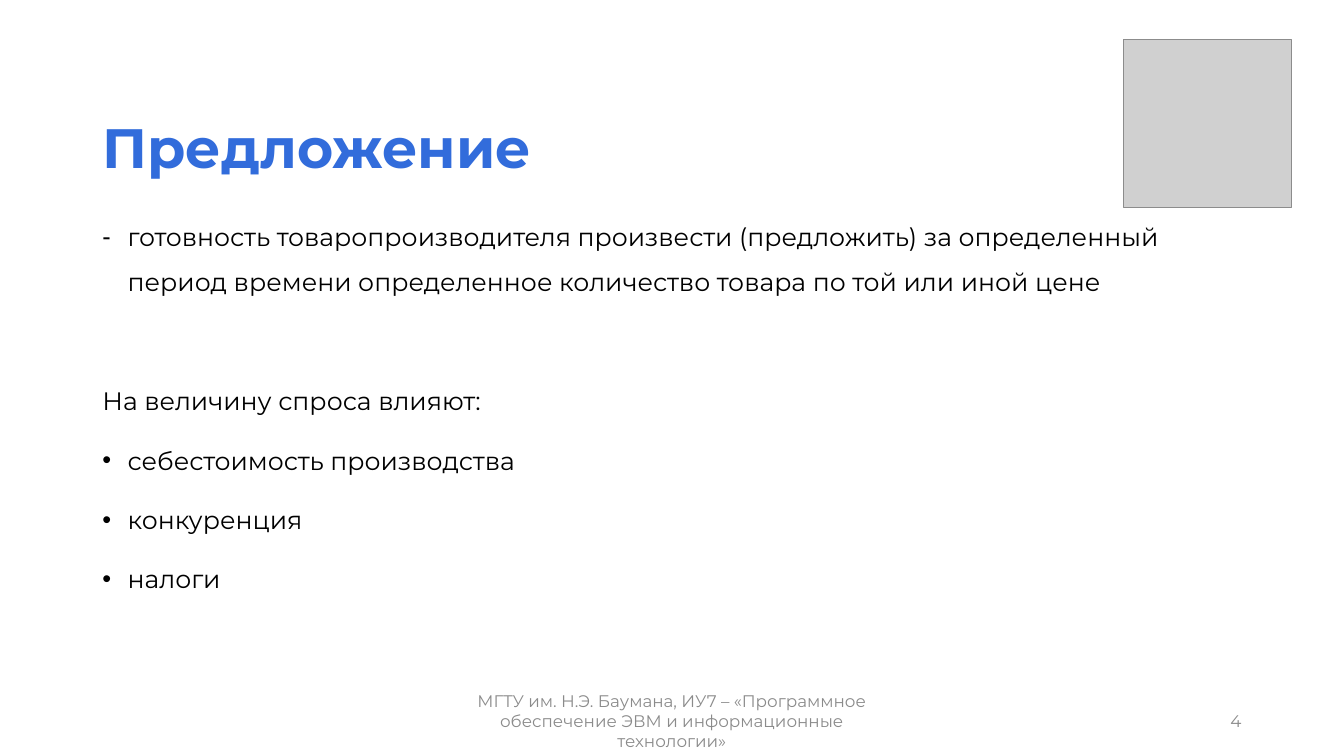
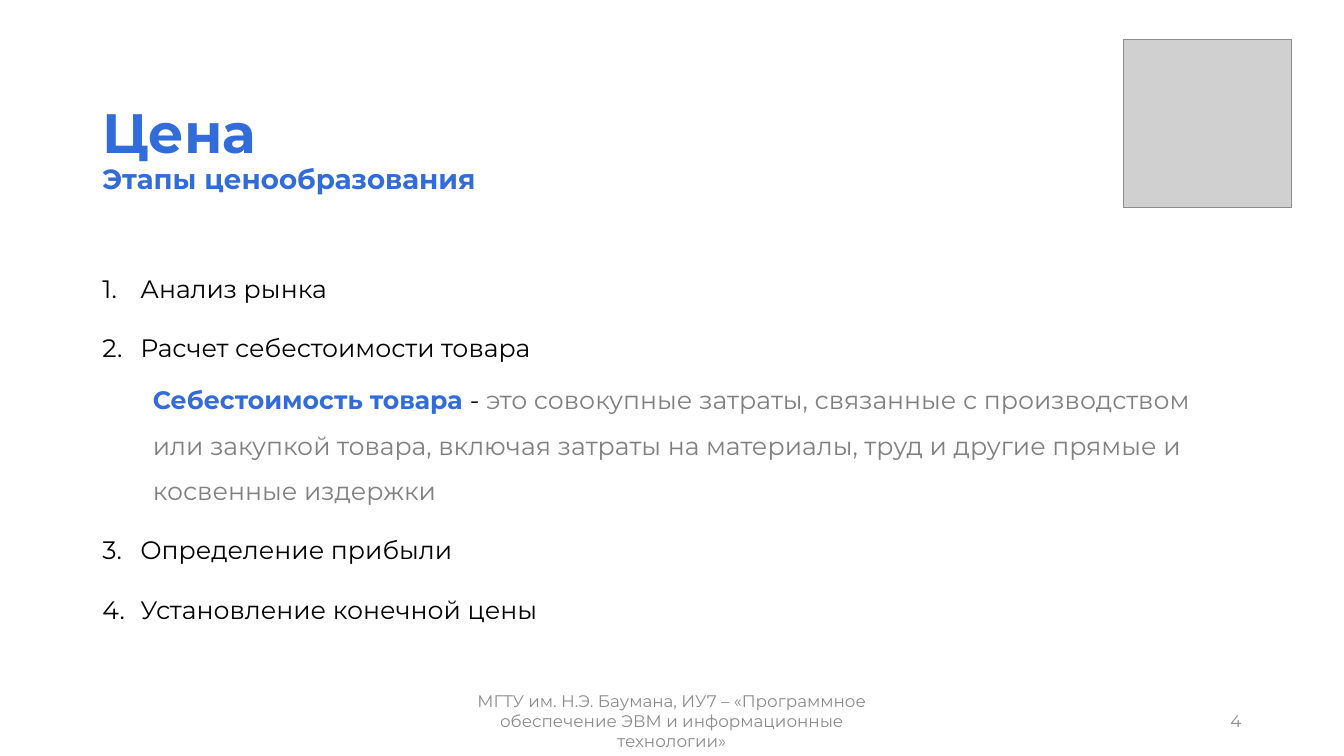
Before and after one commit to mshsvnv/Economics, a slide deck: slide 4 of module_02/pres.pptx. Drawn at 1344x756 pixels with LibreOffice and Linux fonts; fonts in the diff are those of the drawing; grey boxes stand for pictures. Boxes give left, top, right and bottom in pixels: in the first picture for what was removed or moved away, otherwise in the second. Text is boxed around its words. In the diff, an @@ line names an element or a change of style, - is before the commit and + after.

```diff
--- a/module_02/pres.pptx
+++ b/module_02/pres.pptx
@@ title at [102, 114, 475, 195]: text changed; size 39.6 to 19.8 pt @@
-Предложение
+Цена
+Этапы ценообразования
@@ text "Анализ рынка" at [140, 280, 1190, 623]: vertical alignment top to middle @@
@@ text at [140, 280, 1190, 623]: text changed; text colour #000000 to #808080 @@
-– готовность товаропроизводителя произвести (предложить) за определенный период времени определенное количество товара по той или иной цене
-На величину спроса влияют:
-• себестоимость производства
-• конкуренция
-• налоги
+1. Анализ рынка
+2. Расчет себестоимости товара
+  Себестоимость товара - это совокупные затраты, связанные с производством или закупкой товара, включая затраты на материалы, труд и другие прямые и косвенные издержки
+3. Определение прибыли
+4. Установление конечной цены
```
Also in this commit, not shown: 8 other slides changed, 4 slides added, 7 slides removed, 19 other files.
